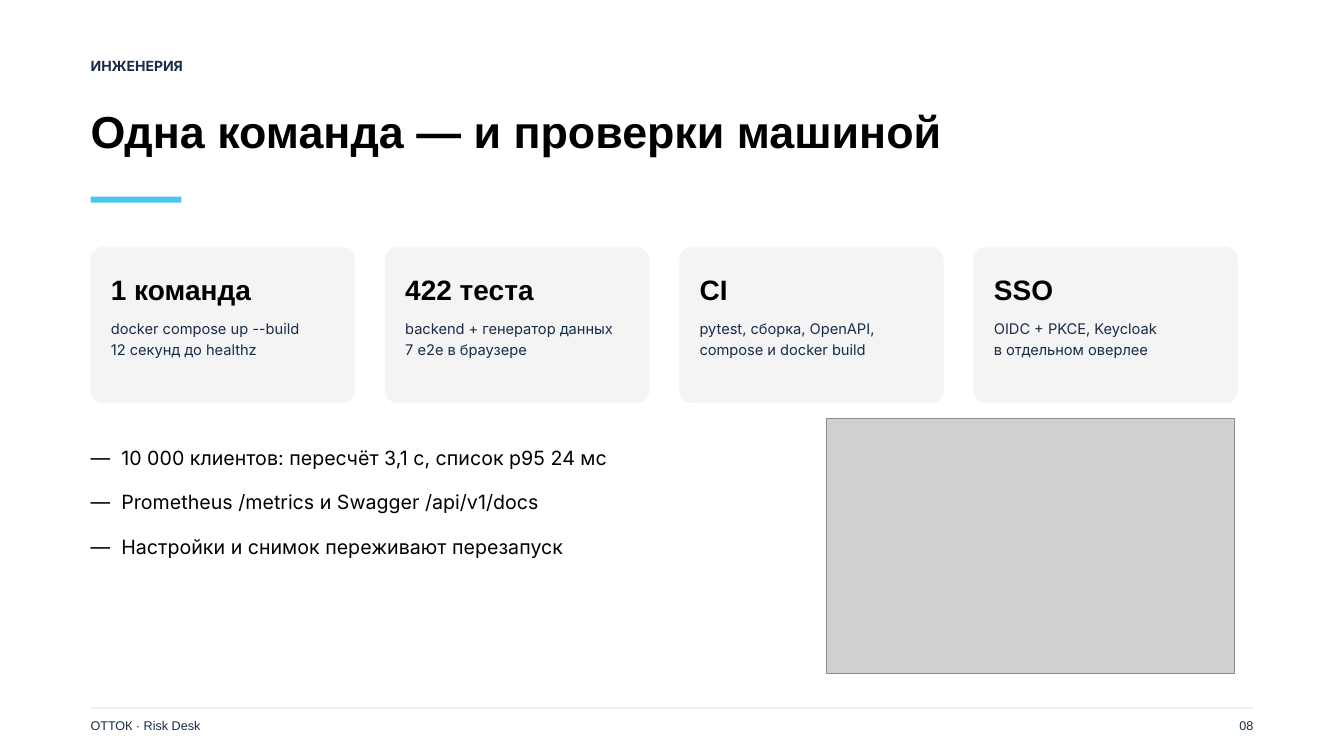
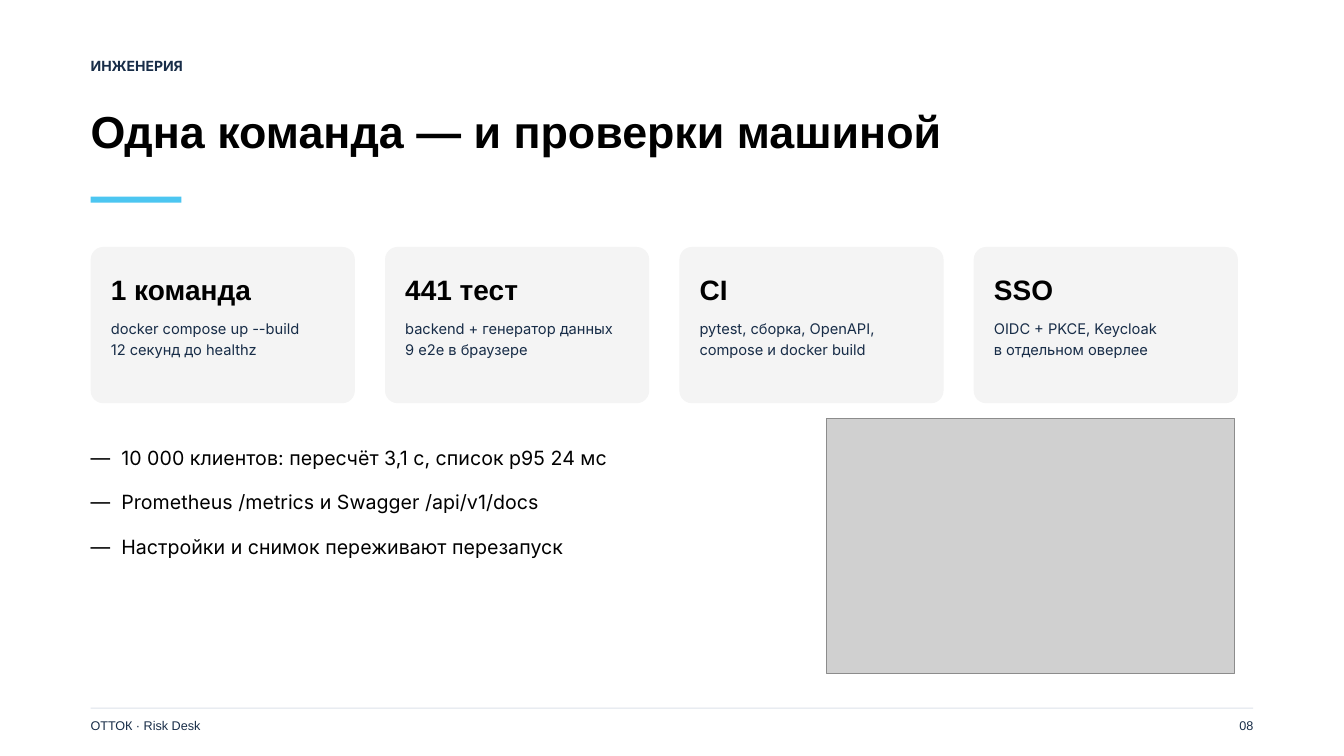
Before and after one commit to Demtory/Hack23.10.26, a slide deck: slide 8 of pitch/risk-desk-pitch.pptx. Drawn at 1344x756 pixels with LibreOffice and Linux fonts; fonts in the diff are those of the drawing; grey boxes stand for pictures. Boxes give left, top, right and bottom in pixels: in the first picture for what was removed or moved away, otherwise in the second. Text is boxed around its words. In the diff, an @@ line names an element or a change of style, - is before the commit and + after.

Commit message:
fix(ui): склонения в счётчиках и итоги прогона сценария
- «1 клиент», «4 услуги», «3 клиента» в сводке, списке клиентов, прогнозе и панели
  недели вместо «1 клиентов» / «4 услуг» (helper clientsWord)
- счётчики в документации и деке обновлены: 441 тест, 9 e2e; PDF пересобран
- DEFENSE.md: измеренный прогон на чистом стенде (4,7 с) и наглядный эффект
  смены веса — score 89 → 94, потери 6,44 → 7,81 €
- STATUS: результаты прогона `down -v` → `up --build`

```diff
--- a/pitch/risk-desk-pitch.pptx
+++ b/pitch/risk-desk-pitch.pptx
@@ text at box(405, 280, 518, 301): text changed @@
-422 теста
+441 тест
@@ text at box(405, 344, 528, 358): text changed @@
-7 e2e в браузере
+9 e2e в браузере
```
Also in this commit, not shown: 1 other slide changed, 9 other files.
